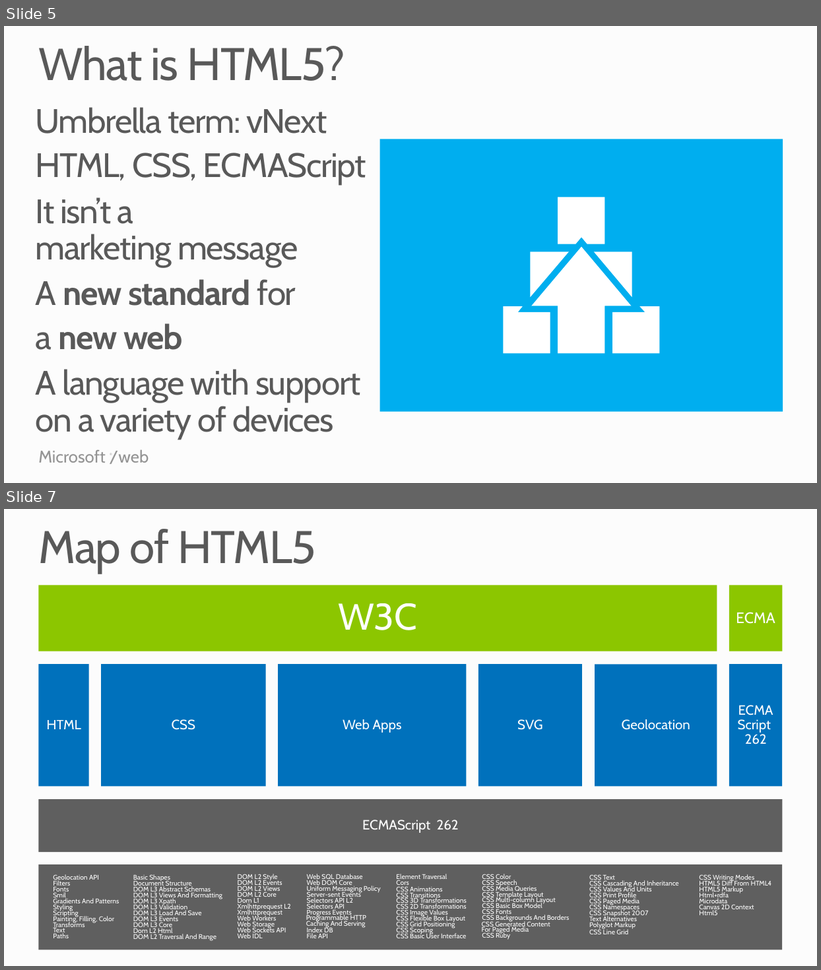
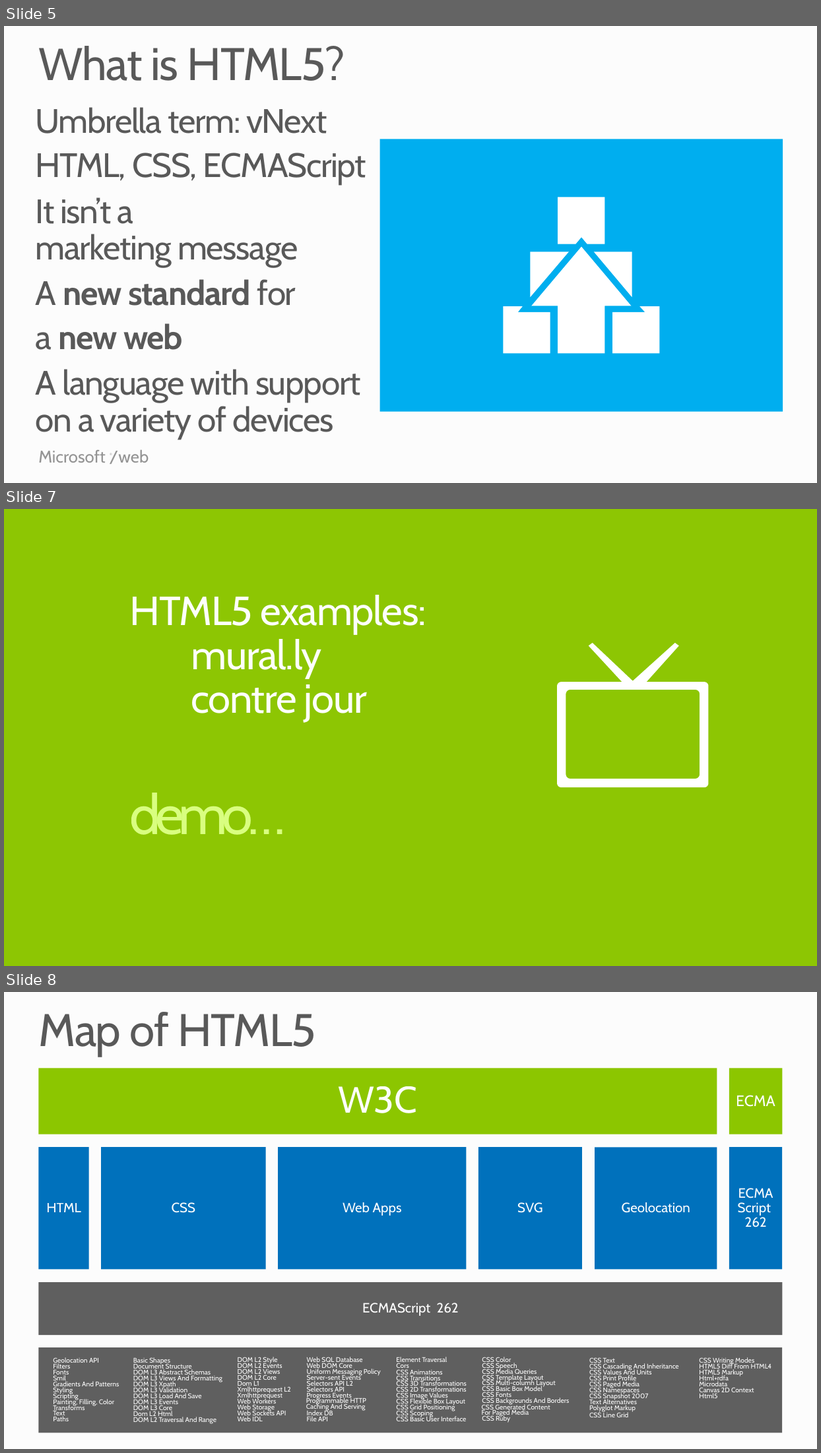
Before and after one commit to Microsoft-Web/PRESENTATION-HTML5andjQuery, a slide deck: HTML5andjQuery.pptx. Shown one above the other, each under a label of ours: slides 5 and 7 before the commit, slides 5, 7 and 8 after it; the slides between them are not shown. The pictures are 821x970 and 821x1453 pixels, drawn with LibreOffice and Linux fonts; fonts in the diff are those of the drawing. Boxes give left, top, right and bottom in pixels: in the first picture for what was removed or moved away, otherwise in the second. Text is boxed around its words. In the diff, an @@ line names an element or a change of style, - is before the commit and + after.

Commit message:
Small updates to demo slides

```diff
--- a/HTML5andjQuery.pptx
+++ b/HTML5andjQuery.pptx
@@ slide 7 added at [4, 509, 817, 966], background #8CC600 @@
@@ title added at [130, 595, 426, 722], 48 pt, text #FFFFFF at 98% opacity @@
+HTML5 examples:
+mural.ly
+contre jour
@@ freeform shape added at [557, 643, 708, 788], fill #FFFFFF @@
@@ text added at [130, 793, 286, 835], 66 pt, text #DAFF82 @@
+demo…
@@ what was slide 7 is now slide 8 @@
```
Also in this commit, not shown: 2 slides changed.
